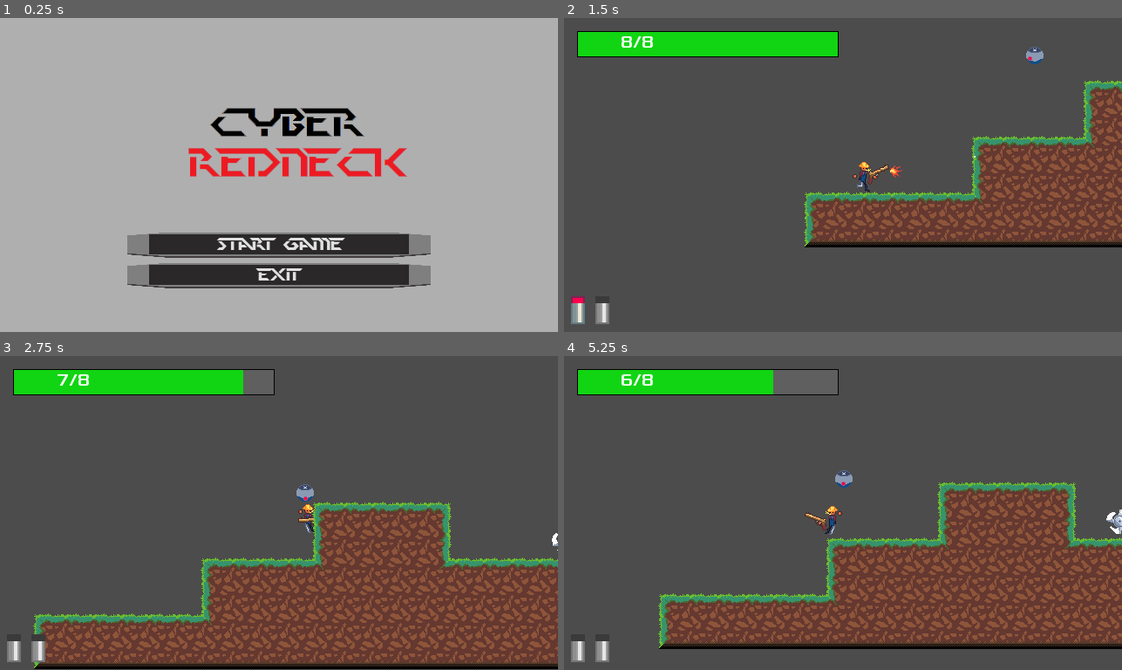
Above: before the commit, frames 1-4 (two rows, left to right).
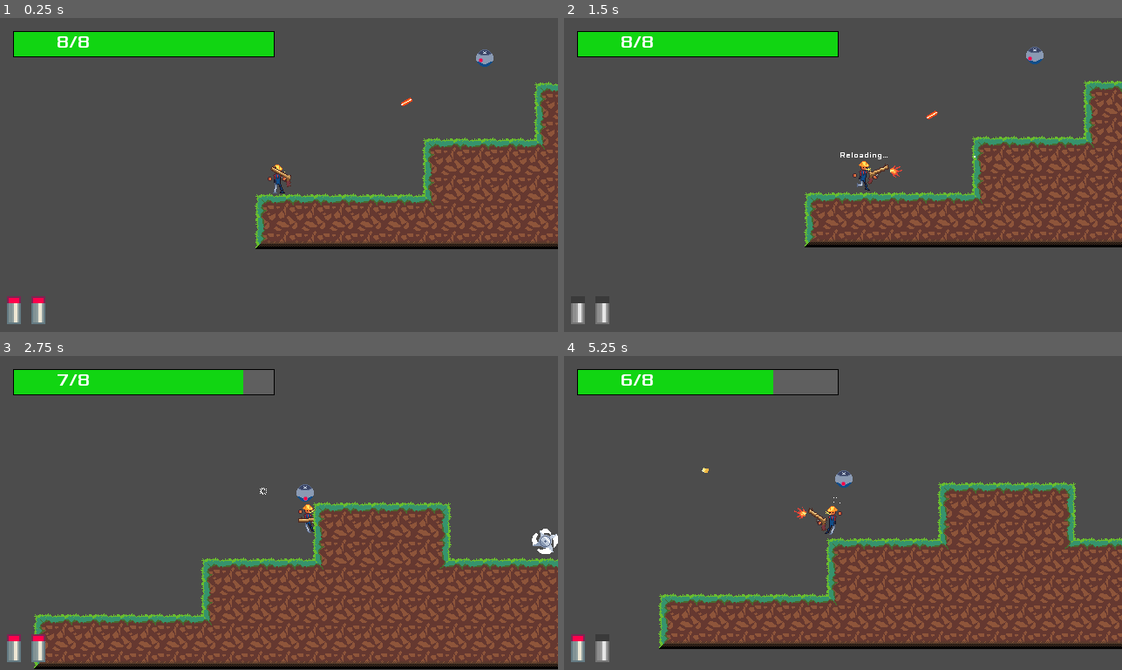
Above: after the commit, the same moments.

Repository: JamesDSource/Cyber-Gunslinger
Game: Godot game, scene res://Game/Game.tscn
The game is run twice, just before and just after one commit, with the same random seed, the same clock (stepped at 60 frames per second) and the same inputs. Before the commit the project starts from res://titlescreen/MainScreen.tscn. The engine's default icon, where the game draws it, is replaced by a stand-in: a white triangle on a blue panel in a dark square.
Inputs (mouse positions are in pixels of both pictures, inside the frame that each line leads up to):
- Up to frame 1 (0.25 s): no input
- Up to frame 2 (1.5 s): click (843, 244) at 0.5 s, where only the run before the commit has a clickable "Start Game"; move the mouse to (965, 159) at 1.27 s; hold Right (Right) from 1.28 s (still down); click (965, 159) at 1.35 s
- Up to frame 3 (2.75 s): keep holding Right (Right); tap W (Jump) at 1.52, 2.27 s; move the mouse to (167, 528) at 2.02 s; click (167, 528) at 2.1 s
- Up to frame 4 (5.25 s): move the mouse to (898, 443) at 2.77 s; release Right (Right) at 2.78 s; hold Left (Left) 2.78-3.53 s; click (898, 443) at 2.85 s; move the mouse to (815, 575) at 3.52 s; hold Right (Right) 3.53-5.03 s; click (815, 575) at 3.6 s; tap W (Jump) at 3.77, 4.52 s; move the mouse to (1010, 560) at 4.27 s; click (1010, 560) at 4.35 s; tap R (Reload, bound only after the commit) at 4.9 s; move the mouse to (675, 465) at 5.02 s; hold Left (Left) from 5.03 s (still down); click (675, 465) at 5.1 s

The runs differ from the first frame. In frame 1, 99% of the frame differs, in the area x 0-100%, y 0-100%; in frame 2, 0.2%; in frame 3, 0.3%; in frame 4, 0.3%.

Commit message:
commit_12/5/2020

Diff:
--- a/Death Screen/DeathScreen.tscn
+++ b/Death Screen/DeathScreen.tscn
@@ -12,6 +12,7 @@
 font_data = ExtResource( 1 )
 
 [node name="DeathScreen" type="Node2D"]
+script = ExtResource( 2 )
 
 [node name="Label" type="Label" parent="."]
 margin_left = 54.1857
@@ -36,13 +37,13 @@
 custom_fonts/font = SubResource( 1 )
 text = "Restart"
 flat = true
-script = ExtResource( 2 )
 __meta__ = {
 "_edit_use_anchors_": false
 }
 
 [node name="Button" type="Sprite" parent="Restart"]
 show_behind_parent = true
-position = Vector2( 71.4522, 21.5563 )
-scale = Vector2( 0.368855, 0.10895 )
+position = Vector2( 69.7526, 22.142 )
+scale = Vector2( 0.356302, 0.10895 )
 texture = ExtResource( 3 )
+[connection signal="pressed" from="Restart" to="." method="_on_Restart_pressed"]
--- a/Death Screen/Restart.gd
+++ b/Death Screen/Restart.gd
@@ -1,18 +1,6 @@
-extends Button
-
-
-# Declare member variables here. Examples:
-# var a = 2
-# var b = "text"
-
-
-# Called when the node enters the scene tree for the first time.
-func _ready():
-	pass # Replace with function body.
-
+extends Node2D
+var player_dead = false
+func _process(delta):
+	visible = true if!(get_tree().paused) && player_dead else false
 func _on_Restart_pressed():
-	get_tree().change_sceen("res://Game/Game.tscn")
-	pass
-# Called every frame. 'delta' is the elapsed time since the previous frame.
-#func _process(delta):
-#	pass
+	get_tree().reload_current_scene()
--- a/Player/Player.gd
+++ b/Player/Player.gd
@@ -35,6 +35,8 @@
 		$CanvasLayer/HUD/HealthBar.value = 100*(hp/hp_max)
 		$CanvasLayer/HUD/HealthBar/Label.text = String(hp) + "/" + String(hp_max)
 		iframes_remaing = iframes
+		if hp <= 0:
+			state = PLAYERSTATE.DEAD
 
 func _ready():
 	damage(0)
@@ -48,6 +50,7 @@
 		$AnimationPlayer.play(animation)
 		animationSet = animation
 
+	$Reloading.visible = false
 	match(state):
 		PLAYERSTATE.FREE:
 			can_move = true
@@ -74,11 +77,16 @@
 				state = PLAYERSTATE.RELOAD
 
 		PLAYERSTATE.RELOAD:
+			$Reloading.visible = true
 			can_move = true
 			rotate_gun()
+			if bullets_remaining == bullets: state = PLAYERSTATE.FREE
+			elif $ReloadTimer.time_left == 0:
+				$ReloadTimer.start()
 
 		PLAYERSTATE.DEAD:
 			can_move = false
+			$CanvasLayer/DeathScreen.player_dead = true
 
 func _physics_process(delta):
 	motion.y += GRAVITY
@@ -115,17 +123,6 @@
 func _on_ShootTimer_timeout():
 	can_shoot = true
 
-func reload():
-	#Play reload sound here
-	if bullets_remaining<2:
-		bullets_remaining += 1
-		yield(get_tree().create_timer(0.3), "timeout")
-		if bullets_remaining<2:
-			bullets_remaining += 1
-
-
-
-
 func rotate_gun():
 	var gun_angle = rad2deg($Sprite/GunPosition.global_position.angle_to_point(get_global_mouse_position())) + 180
 	$Sprite/GunPosition.scale.y = -1 if gun_angle > 90 && gun_angle < 270 else 1
@@ -134,4 +131,4 @@
 
 
 func _on_ReloadTimer_timeout():
-	reload()
+	bullets_remaining += 1
--- a/Player/Player.tscn
+++ b/Player/Player.tscn
@@ -9,6 +9,8 @@
 [ext_resource path="res://Player/PlayerHand.png" type="Texture" id=7]
 [ext_resource path="res://Player/GunshotSound.wav" type="AudioStream" id=8]
 [ext_resource path="res://HUD/HUD.tscn" type="PackedScene" id=9]
+[ext_resource path="res://HUD/HealthBar-Assets/Xolonium-Regular.ttf" type="DynamicFontData" id=10]
+[ext_resource path="res://Death Screen/DeathScreen.tscn" type="PackedScene" id=11]
 
 [sub_resource type="Animation" id=1]
 resource_name = "Shoot"
@@ -187,6 +189,10 @@
 "update": 1,
 "values": [ 6 ]
 }
+
+[sub_resource type="DynamicFont" id=7]
+size = 8
+font_data = ExtResource( 10 )
 
 [node name="Player" type="KinematicBody2D"]
 script = ExtResource( 2 )
@@ -234,10 +240,26 @@
 one_shot = true
 
 [node name="ReloadTimer" type="Timer" parent="."]
+wait_time = 0.5
 one_shot = true
 
 [node name="CanvasLayer" type="CanvasLayer" parent="."]
 
+[node name="DeathScreen" parent="CanvasLayer" instance=ExtResource( 11 )]
+pause_mode = 2
+visible = false
+
 [node name="HUD" parent="CanvasLayer" instance=ExtResource( 9 )]
+
+[node name="Reloading" type="Label" parent="."]
+margin_left = -27.6922
+margin_top = -27.8637
+margin_right = 67.3078
+margin_bottom = -7.8637
+custom_fonts/font = SubResource( 7 )
+text = "Reloading..."
+__meta__ = {
+"_edit_use_anchors_": false
+}
 [connection signal="timeout" from="ShootTimer" to="." method="_on_ShootTimer_timeout"]
 [connection signal="timeout" from="ReloadTimer" to="." method="_on_ReloadTimer_timeout"]
--- a/project.godot
+++ b/project.godot
@@ -16,7 +16,7 @@
 [application]
 
 config/name="Codeday Game"
-run/main_scene="res://titlescreen/MainScreen.tscn"
+run/main_scene="res://Game/Game.tscn"
 
 [display]
 
@@ -80,6 +80,11 @@
 "events": [ Object(InputEventKey,"resource_local_to_scene":false,"resource_name":"","device":0,"alt":false,"shift":false,"control":false,"meta":false,"command":false,"pressed":false,"scancode":16777217,"unicode":0,"echo":false,"script":null)
  ]
 }
+Reload={
+"deadzone": 0.5,
+"events": [ Object(InputEventKey,"resource_local_to_scene":false,"resource_name":"","device":0,"alt":false,"shift":false,"control":false,"meta":false,"command":false,"pressed":false,"scancode":82,"unicode":0,"echo":false,"script":null)
+ ]
+}
 
 [rendering]
 
Not shown: 1 places in Player/Player.tscn that only renumber resources
